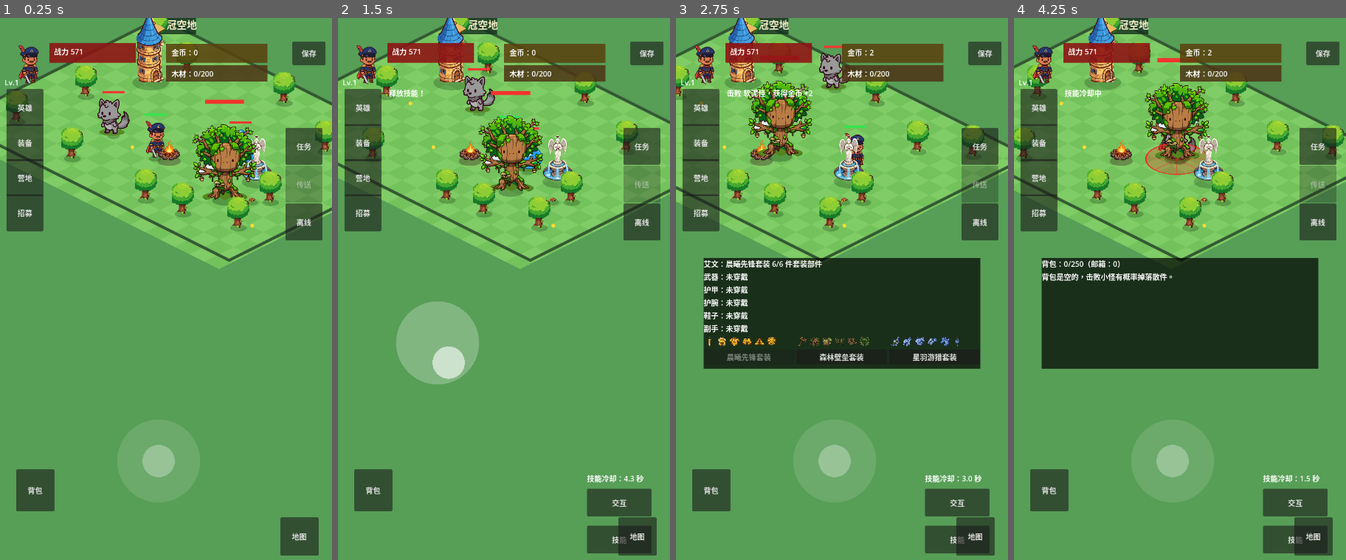
Above: before the commit, frames 1-4 (left to right).
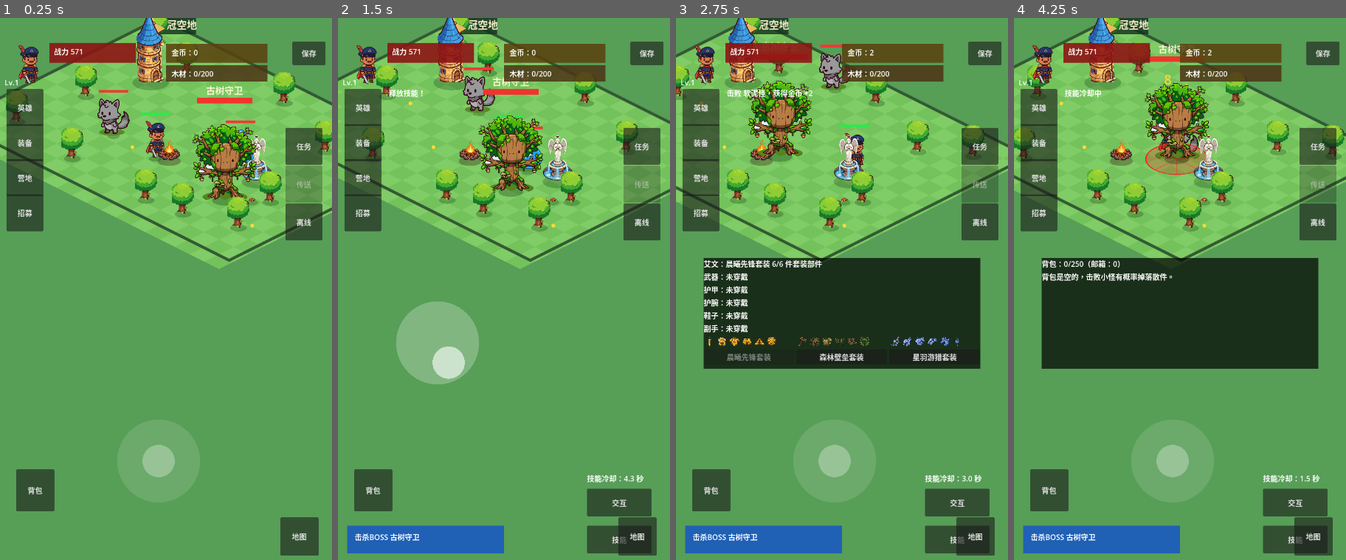
Above: after the commit, the same moments.

Repository: oneyi53/game
Game: Godot game, scene res://scenes/main.tscn
Two runs of this game, one before a commit and one after it. Both use one fixed random seed, a clock stepped at 60 frames per second and the inputs below.
Inputs (mouse positions are in pixels of both pictures, inside the frame that each line leads up to):
- Up to frame 1 (0.25 s): no input
- Up to frame 2 (1.5 s): tap Enter at 0.5 s; move the mouse to (577, 283) at 0.52 s; hold Right (ui_right) 0.53-1.25 s; tap E at 0.6 s; click (577, 283) at 0.67 s; tap Space at 0.77 s; drag from (437, 343) to (487, 429) at 1.27 s
- Up to frame 3 (2.75 s): move the mouse to (875, 186) at 2.02 s; hold Right (ui_right) from 2.03 s (still down); tap Q at 2.1 s
- Up to frame 4 (4.25 s): release Right (ui_right) at 2.75 s; drag from (1163, 429) to (1080, 223) at 2.77 s; move the mouse to (1279, 402) at 3.52 s; hold Left (ui_left) from 3.53 s (still down); tap B at 3.6 s; tap Space at 3.77 s

The runs differ from the first frame. In frame 1, 0.3% of the frame differs, in the area x 29-77%, y 12-20%; in frame 2, 2.7%; in frame 3, 2.5%; in frame 4, 2.7%, in the area x 2-57%, y 4-99%.

Commit message:
BOSS screen pixel benchmark per v3 spec: wider boss bar + name, wider unit bars, floating damage numbers, kill banner

Diff:
--- a/scenes/main.tscn
+++ b/scenes/main.tscn
@@ -199,6 +199,21 @@
 offset_bottom = 1015.0
 text = "技能就绪"
 
+[node name="BossBanner" type="ColorRect" parent="UI/HUD"]
+visible = false
+offset_left = 20.0
+offset_top = 1100.0
+offset_right = 360.0
+offset_bottom = 1160.0
+color = Color(0.1, 0.35, 0.75, 0.9)
+
+[node name="BossBannerLabel" type="Label" parent="UI/HUD/BossBanner"]
+offset_left = 16.0
+offset_top = 12.0
+offset_right = 324.0
+offset_bottom = 48.0
+text = "击杀BOSS"
+
 [node name="QuestPanel" type="Control" parent="UI"]
 visible = false
 offset_left = 60.0
--- a/scripts/character/hero.gd
+++ b/scripts/character/hero.gd
@@ -27,6 +27,8 @@
 var attack_cooldown: float = 0.6
 var hero_color: Color = Color.YELLOW
 var dead: bool = false
+var last_damage: int = 0
+var damage_show_timer: float = 0.0
 var level: int = 1
 var level_attack_pct: float = 0.0
 var level_hp_pct: float = 0.0
@@ -151,6 +153,9 @@
             heal_timer = 2.0
             _heal_lowest_ally()
     attack_timer -= delta
+    if damage_show_timer > 0.0:
+        damage_show_timer -= delta
+        queue_redraw()
     if attack_timer <= 0.0:
         attack_timer = scan_interval
         _scan_and_attack()
@@ -235,6 +240,8 @@
         return
     var damage: int = maxi(1, amount - defense)
     hp -= damage
+    last_damage = damage
+    damage_show_timer = 0.8
     if hp <= 0:
         hp = 0
         dead = true
@@ -291,6 +298,13 @@
         draw_texture_rect(texture, Rect2(-48.0, -90.0, 96.0, 96.0), false)
     else:
         draw_circle(Vector2.ZERO, 18.0, hero_color)
-    draw_rect(Rect2(-24.0, -98.0, 48.0, 5.0), Color(0.08, 0.08, 0.08, 0.9))
-    var fill: float = 48.0 * float(hp) / float(max_hp) if max_hp > 0 else 0.0
-    draw_rect(Rect2(-24.0, -98.0, fill, 5.0), Color(0.2, 0.9, 0.3))
+    draw_rect(Rect2(-32.0, -100.0, 64.0, 6.0), Color(0.08, 0.08, 0.08, 0.9))
+    var fill: float = 64.0 * float(hp) / float(max_hp) if max_hp > 0 else 0.0
+    draw_rect(Rect2(-32.0, -100.0, fill, 6.0), Color(0.2, 0.9, 0.3))
+    if damage_show_timer > 0.0:
+        var dmg_font: Font = ThemeDB.fallback_font
+        if dmg_font != null:
+            var dmg_text: String = str(last_damage)
+            var dmg_size: Vector2 = dmg_font.get_string_size(dmg_text, HORIZONTAL_ALIGNMENT_LEFT, -1, 28)
+            var dmg_y: float = -130.0 - (0.8 - damage_show_timer) * 50.0
+            draw_string(dmg_font, Vector2(-dmg_size.x * 0.5, dmg_y), dmg_text, HORIZONTAL_ALIGNMENT_LEFT, -1, 28, Color(1.0, 0.85, 0.2))
--- a/scripts/core/main.gd
+++ b/scripts/core/main.gd
@@ -692,6 +692,16 @@
             in_combat = true
             break
     hud.set_combat_mode(in_combat)
+    var boss_fight_name: String = ""
+    for boss_node in [boss, elite_boss]:
+        if boss_node == null or not is_instance_valid(boss_node):
+            continue
+        if bool(boss_node.get("dead")):
+            continue
+        if boss_node.target_hero != null and not bool(boss_node.target_hero.get("dead")):
+            boss_fight_name = str(boss_node.enemy_name)
+            break
+    hud.set_boss_banner(boss_fight_name != "", boss_fight_name)
     var screen_input: Vector2 = Input.get_vector("ui_left", "ui_right", "ui_up", "ui_down")
     if joystick.vector.length() > 0.1:
         screen_input = joystick.vector
--- a/scripts/enemy/boss.gd
+++ b/scripts/enemy/boss.gd
@@ -26,6 +26,8 @@
 var reward_gold: int = 100
 var boss_color: Color = Color(0.13, 0.53, 0.13)
 var dead: bool = false
+var last_damage: int = 0
+var damage_show_timer: float = 0.0
 var spawn_position: Vector2 = Vector2.ZERO
 var phase: int = 1
 var returning: bool = false
@@ -88,6 +90,9 @@
         phase = 2
         queue_redraw()
     retarget_timer -= delta
+    if damage_show_timer > 0.0:
+        damage_show_timer -= delta
+        queue_redraw()
     if retarget_timer <= 0.0:
         retarget_timer = 0.5
         _retarget()
@@ -159,6 +164,8 @@
         return
     var damage: int = maxi(1, amount - defense)
     hp -= damage
+    last_damage = damage
+    damage_show_timer = 0.8
     queue_redraw()
     if hp <= 0:
         hp = 0
@@ -190,7 +197,18 @@
         draw_texture_rect(texture, Rect2(-96.0, -180.0, 192.0, 192.0), false)
     else:
         draw_circle(Vector2.ZERO, 28.0, boss_color)
-    draw_rect(Rect2(-42.0, -218.0, 84.0, 9.0), Color(0.04, 0.04, 0.04, 0.98))
-    var fill: float = 84.0 * float(hp) / float(max_hp) if max_hp > 0 else 0.0
+    draw_rect(Rect2(-60.0, -222.0, 120.0, 12.0), Color(0.04, 0.04, 0.04, 0.98))
+    var fill: float = 120.0 * float(hp) / float(max_hp) if max_hp > 0 else 0.0
     var phase_color: Color = Color(0.98, 0.62, 0.18) if phase >= 2 else Color(0.95, 0.2, 0.18)
-    draw_rect(Rect2(-42.0, -218.0, fill, 9.0), phase_color)
+    draw_rect(Rect2(-60.0, -222.0, fill, 12.0), phase_color)
+    var name_font: Font = ThemeDB.fallback_font
+    if name_font != null and enemy_name != "":
+        var name_size: Vector2 = name_font.get_string_size(enemy_name, HORIZONTAL_ALIGNMENT_LEFT, -1, 20)
+        draw_string(name_font, Vector2(-name_size.x * 0.5, -230.0), enemy_name, HORIZONTAL_ALIGNMENT_LEFT, -1, 20, Color(1.0, 0.96, 0.82))
+    if damage_show_timer > 0.0:
+        var dmg_font: Font = ThemeDB.fallback_font
+        if dmg_font != null:
+            var dmg_text: String = str(last_damage)
+            var dmg_size: Vector2 = dmg_font.get_string_size(dmg_text, HORIZONTAL_ALIGNMENT_LEFT, -1, 28)
+            var dmg_y: float = -262.0 - (0.8 - damage_show_timer) * 50.0
+            draw_string(dmg_font, Vector2(-dmg_size.x * 0.5, dmg_y), dmg_text, HORIZONTAL_ALIGNMENT_LEFT, -1, 28, Color(1.0, 0.85, 0.2))
--- a/scripts/enemy/enemy.gd
+++ b/scripts/enemy/enemy.gd
@@ -22,6 +22,8 @@
 var aggro_range: float = 220.0
 var enemy_color: Color = Color.GREEN
 var dead: bool = false
+var last_damage: int = 0
+var damage_show_timer: float = 0.0
 var target_hero: Node2D = null
 var retarget_timer: float = 0.0
 var attack_timer: float = 0.0
@@ -44,6 +46,9 @@
     if dead:
         return
     retarget_timer -= delta
+    if damage_show_timer > 0.0:
+        damage_show_timer -= delta
+        queue_redraw()
     if retarget_timer <= 0.0:
         retarget_timer = 0.5
         _retarget()
@@ -86,6 +91,8 @@
         return
     var damage: int = maxi(1, amount - defense)
     hp -= damage
+    last_damage = damage
+    damage_show_timer = 0.8
     queue_redraw()
     if hp <= 0:
         hp = 0
@@ -118,6 +125,13 @@
         draw_texture_rect(texture, Rect2(-48.0, -90.0, 96.0, 96.0), false)
     else:
         draw_circle(Vector2.ZERO, 16.0, enemy_color)
-    draw_rect(Rect2(-24.0, -98.0, 48.0, 5.0), Color(0.08, 0.08, 0.08, 0.92))
-    var fill: float = 48.0 * float(hp) / float(max_hp) if max_hp > 0 else 0.0
-    draw_rect(Rect2(-24.0, -98.0, fill, 5.0), Color(0.95, 0.22, 0.2))
+    draw_rect(Rect2(-32.0, -100.0, 64.0, 6.0), Color(0.08, 0.08, 0.08, 0.92))
+    var fill: float = 64.0 * float(hp) / float(max_hp) if max_hp > 0 else 0.0
+    draw_rect(Rect2(-32.0, -100.0, fill, 6.0), Color(0.95, 0.22, 0.2))
+    if damage_show_timer > 0.0:
+        var dmg_font: Font = ThemeDB.fallback_font
+        if dmg_font != null:
+            var dmg_text: String = str(last_damage)
+            var dmg_size: Vector2 = dmg_font.get_string_size(dmg_text, HORIZONTAL_ALIGNMENT_LEFT, -1, 28)
+            var dmg_y: float = -130.0 - (0.8 - damage_show_timer) * 50.0
+            draw_string(dmg_font, Vector2(-dmg_size.x * 0.5, dmg_y), dmg_text, HORIZONTAL_ALIGNMENT_LEFT, -1, 28, Color(1.0, 0.85, 0.2))
--- a/scripts/ui/hud.gd
+++ b/scripts/ui/hud.gd
@@ -32,6 +32,8 @@
 @onready var map_button: Button = $MapButton
 @onready var quest_button: Button = $QuestButton
 @onready var offline_button: Button = $OfflineButton
+@onready var boss_banner: ColorRect = $BossBanner
+@onready var boss_banner_label: Label = $BossBanner/BossBannerLabel
 @onready var quest_panel: Control = $"../QuestPanel"
 @onready var quest_label: Label = $"../QuestPanel/QuestLabel"
 @onready var quest_close_button: Button = $"../QuestPanel/QuestCloseButton"
@@ -75,6 +77,11 @@
 
 func set_quest_text(text: String) -> void:
     quest_label.text = text
+
+func set_boss_banner(show: bool, boss_name: String = "") -> void:
+    boss_banner.visible = show
+    if show:
+        boss_banner_label.text = "击杀BOSS " + boss_name
 
 func toggle_quest_panel() -> void:
     quest_panel.visible = not quest_panel.visible
